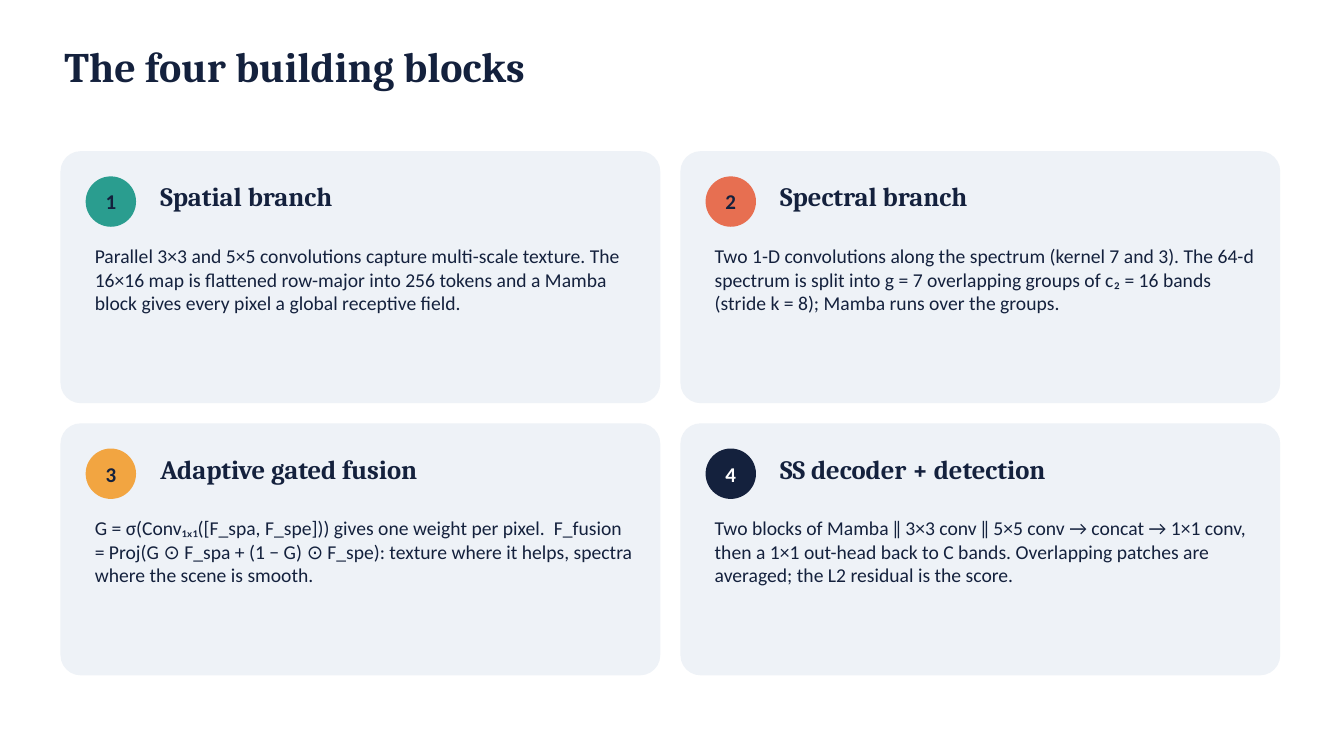
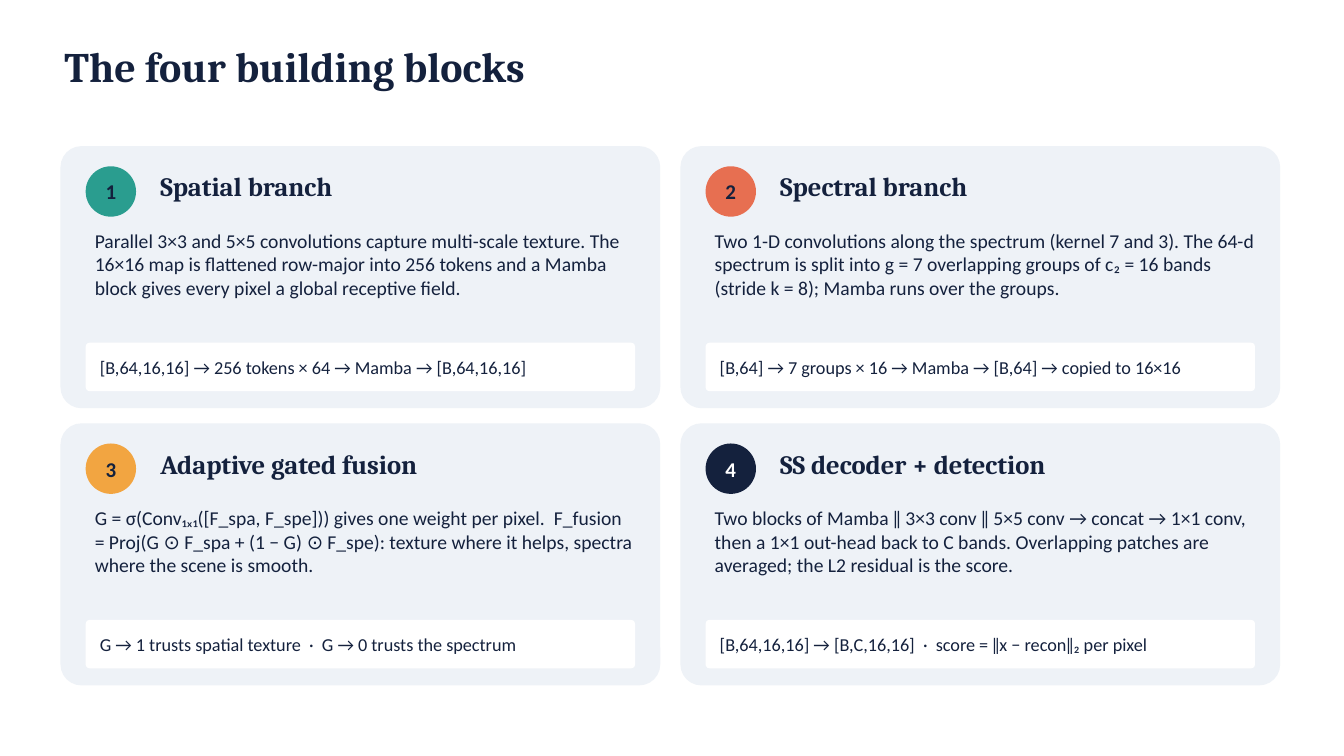
Before and after one commit to SaarthakG-Dtu/Hyperspectral_Anomaly_Detection, a slide deck: slide 10 of presentation/DMS2F-HAD_presentation.pptx. Drawn at 1344x756 pixels with LibreOffice and Linux fonts; fonts in the diff are those of the drawing. Boxes give left, top, right and bottom in pixels: in the first picture for what was removed or moved away, otherwise in the second. Text is boxed around its words. In the diff, an @@ line names an element or a change of style, - is before the commit and + after.

```diff
--- a/presentation/DMS2F-HAD_presentation.pptx
+++ b/presentation/DMS2F-HAD_presentation.pptx
@@ rounded rectangle: place and size @@
-rounded rectangle at [60,151,660,403]
+rounded rectangle at [60,146,660,408]
@@ rounded rectangle: place and size @@
-rounded rectangle at [681,151,1280,403]
+rounded rectangle at [681,146,1280,408]
@@ 2 ellipses, 2 texts: place and size @@
-2 ellipses, 2 texts at [86,176,968,227]
+2 ellipses, 2 texts at [86,166,968,217]
@@ text "Parallel 3×3 and 5×5 convolutions ...": place and size @@
-text "Parallel 3×3 and 5×5 convolutions ..." at [95,249,620,314]
+text "Parallel 3×3 and 5×5 convolutions ..." at [95,234,620,299]
@@ text "Two 1-D convolutions along the ...": place and size @@
-text "Two 1-D convolutions along the ..." at [715,249,1254,314]
+text "Two 1-D convolutions along the ..." at [715,234,1254,299]
@@ rounded rectangle added at [86,343,635,391], fill #FFFFFF @@
@@ rounded rectangle added at [706,343,1255,391], fill #FFFFFF @@
@@ text added at [100,360,527,377], 13 pt, text #14213D @@
+[B,64,16,16] → 256 tokens × 64 → Mamba → [B,64,16,16]
@@ text added at [720,360,1181,377], 13 pt, text #14213D @@
+[B,64] → 7 groups × 16 → Mamba → [B,64] → copied to 16×16
@@ rounded rectangle: place and size @@
-rounded rectangle at [681,423,1280,676]
+rounded rectangle at [60,423,660,686]
@@ rounded rectangle: place and size @@
-rounded rectangle at [60,423,660,676]
+rounded rectangle at [681,423,1280,686]
@@ 2 ellipses, 2 texts: place and size @@
-2 ellipses, 2 texts at [86,449,1046,499]
+2 ellipses, 2 texts at [86,444,1046,494]
@@ text "G = σ(Conv₁ₓ₁([F_spa, F_spe])) gives ...": place and size @@
-text "G = σ(Conv₁ₓ₁([F_spa, F_spe])) gives ..." at [95,521,632,582]
+text "G = σ(Conv₁ₓ₁([F_spa, F_spe])) gives ..." at [95,511,632,572]
@@ text "Two blocks of Mamba ‖ ...": place and size @@
-text "Two blocks of Mamba ‖ ..." at [715,521,1246,586]
+text "Two blocks of Mamba ‖ ..." at [715,511,1246,576]
@@ rounded rectangle added at [86,620,635,668], fill #FFFFFF @@
@@ rounded rectangle added at [706,620,1255,668], fill #FFFFFF @@
@@ text added at [100,638,516,654], 13 pt, text #14213D @@
+G → 1 trusts spatial texture · G → 0 trusts the spectrum
@@ text added at [720,637,1147,654], 13 pt, text #14213D @@
+[B,64,16,16] → [B,C,16,16] · score = ‖x − recon‖₂ per pixel
```
Also in this commit, not shown: 6 other slides changed, 6 slides added, 2 slides removed, 7 other files.
